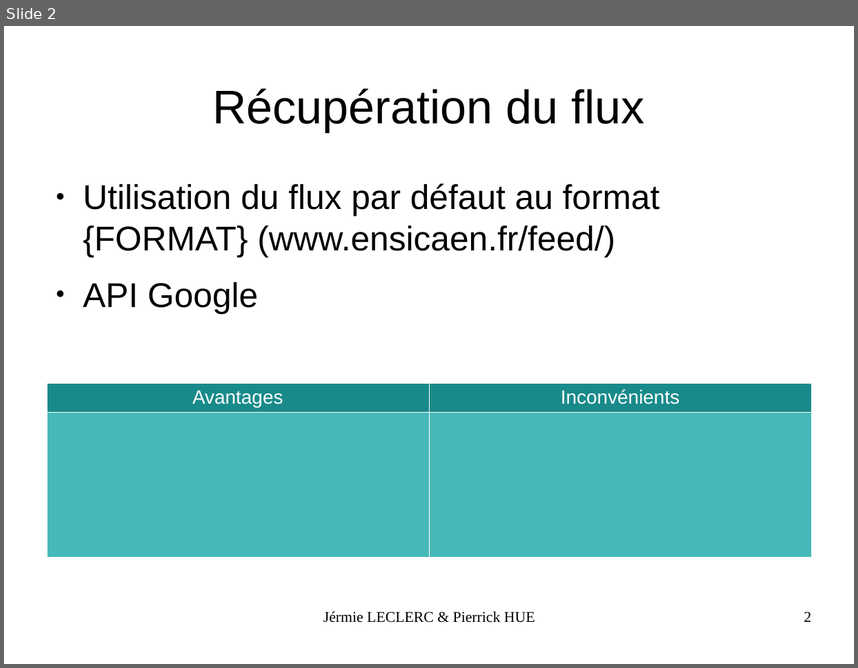
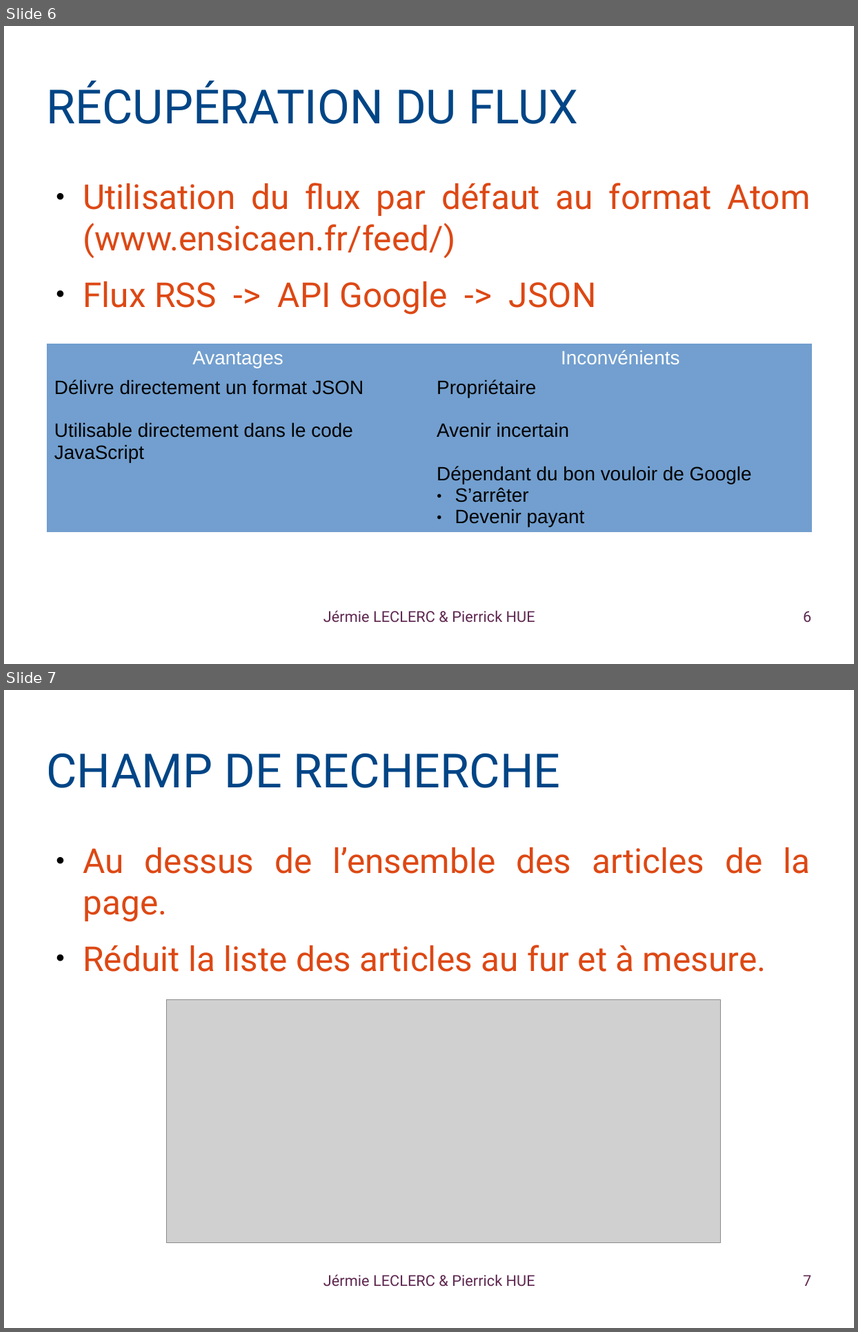
Before and after one commit to Jeremielc/ENSICaen_RSSFeedProject, a slide deck: Presentation/RSSFeedReader.odp. Shown one above the other, each under a label of ours: slide 2 before the commit, slides 6 and 7 after it. The pictures are 858x668 and 858x1332 pixels, drawn with LibreOffice and Linux fonts; fonts in the diff are those of the drawing; grey boxes stand for pictures; background and template pictures are left out. Boxes give left, top, right and bottom in pixels: in the first picture for what was removed or moved away, otherwise in the second. Text is boxed around its words. In the diff, an @@ line names an element or a change of style, - is before the commit and + after.

```diff
--- a/Presentation/RSSFeedReader.odp
+++ b/Presentation/RSSFeedReader.odp
@@ slide 7 added at [4, 690, 854, 1328], background picture (left out) @@
@@ title added at [47, 753, 561, 788], 44 pt, text #004586 @@
+CHAMP DE RECHERCHE
@@ text added at [83, 847, 811, 972], 32 pt, text #DD4814 @@
+● Au dessus de l’ensemble des articles de la page.
+● Réduit la liste des articles au fur et à mesure.
@@ picture added at [166, 1000, 721, 1243] @@
@@ text added at [323, 1274, 535, 1286], 14 pt, text #5E2750 @@
+Jérmie LECLERC & Pierrick HUE
@@ page number added at [803, 1274, 811, 1285], 14 pt, text #5E2750 @@
+7
@@ what was slide 2 is now slide 6 @@
@@ slide 6 changed as well @@
@@ title at [47, 81, 579, 124]: text changed; font Arial to Roboto; text colour #000000 to #004586 @@
-Récupération du flux
+RÉCUPÉRATION DU FLUX
@@ text at [83, 183, 811, 314]: text changed; font Arial to Roboto; text colour #000000 to #DD4814 @@
-● Utilisation du flux par défaut au format {FORMAT} (www.ensicaen.fr/feed/)
-● API Google
+● Utilisation du flux par défaut au format Atom (www.ensicaen.fr/feed/)
+● Flux RSS -> API Google -> JSON
@@ table added at [46, 343, 812, 531], 2 rows, 2 columns @@
+Avantages | Inconvénients
+Délivre directement un format JSON / Utilisable directement dans le code JavaScript | Propriétaire / Avenir incertain / Dépendant du bon vouloir de Google / S’arrêter / Devenir payant
@@ table removed at [46, 383, 812, 557], 2 rows, 2 columns @@
-Avantages | Inconvénients
- | 
@@ text "Jérmie LECLERC & Pierrick HUE" at [323, 610, 535, 622]: font Times New Roman to Roboto, text colour #000000 to #5E2750 @@
@@ page number at [803, 610, 811, 622]: text changed; font Times New Roman to Roboto; text colour #000000 to #5E2750 @@
-2
+6
```
Also in this commit, not shown: 2 other slides changed, 4 other slides added, 18 other files.
